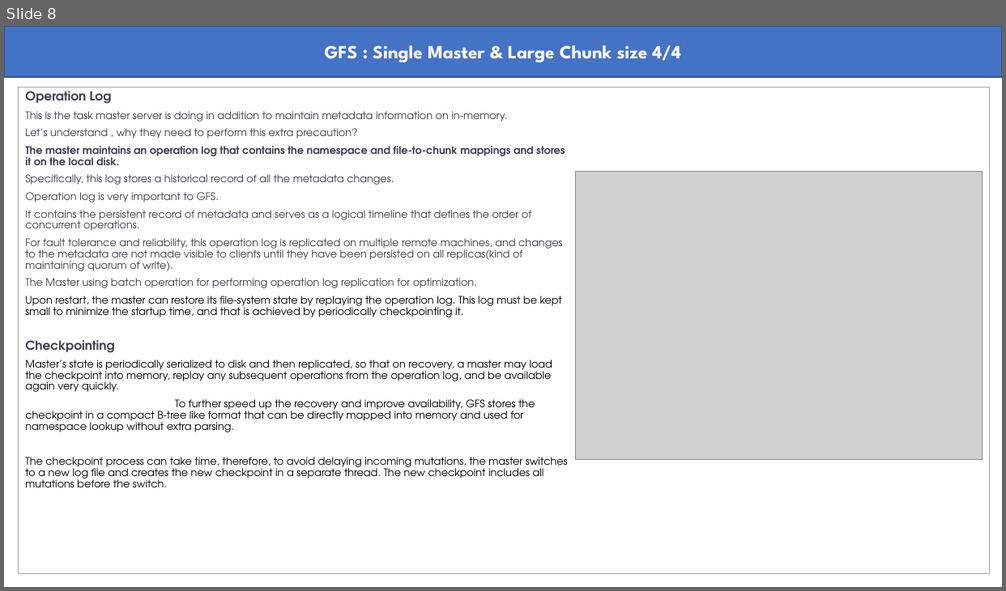
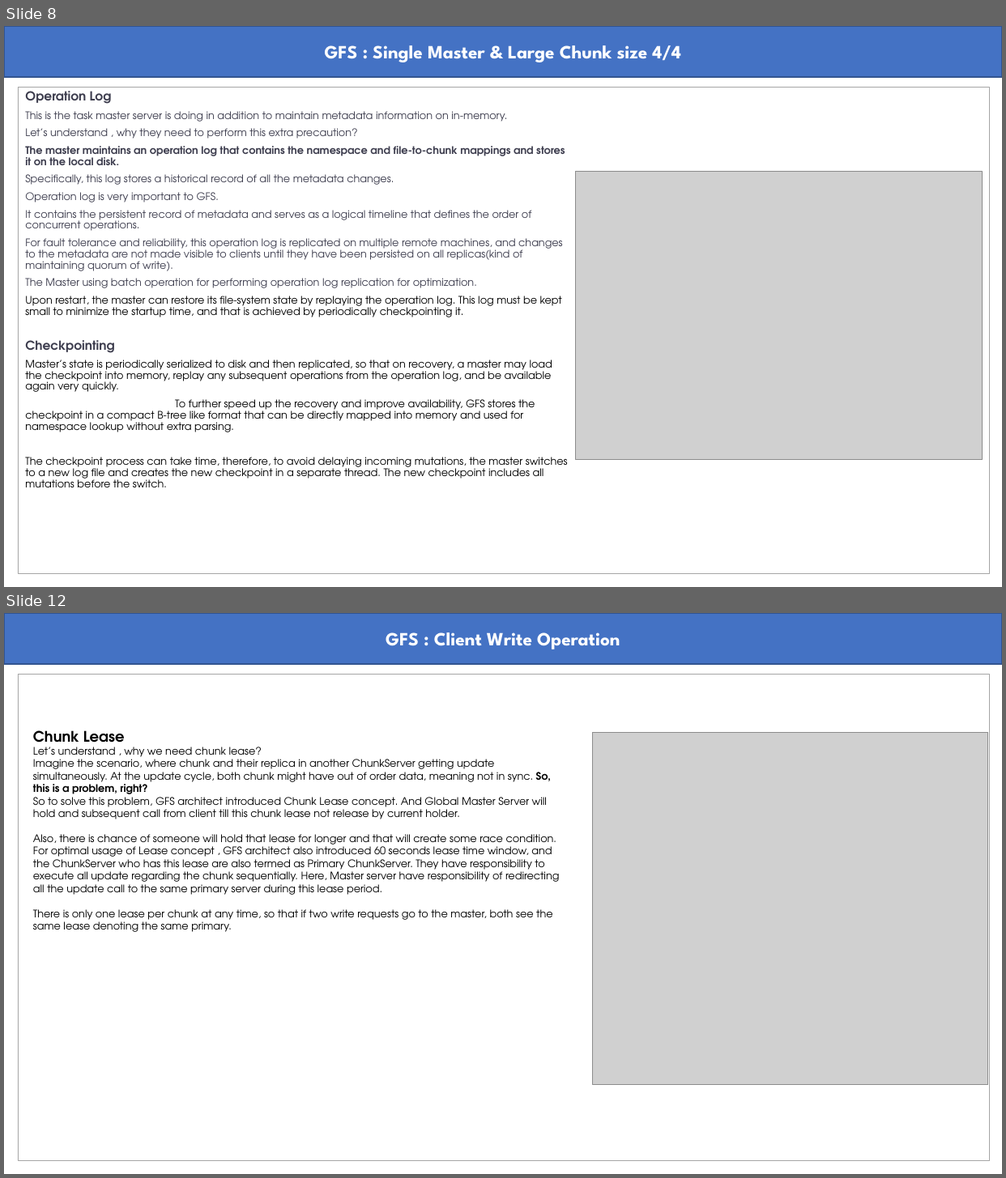
Before and after one commit to abmishra1234/Advanced-System-Design, a slide deck: GFS.pptx. Shown one above the other, each under a label of ours: slide 8 before the commit, slides 8 and 12 after it; the slides between them are not shown. The pictures are 1006x591 and 1006x1178 pixels, drawn with LibreOffice and Linux fonts; fonts in the diff are those of the drawing; grey boxes stand for pictures. Boxes give left, top, right and bottom in pixels: in the first picture for what was removed or moved away, otherwise in the second. Text is boxed around its words. In the diff, an @@ line names an element or a change of style, - is before the commit and + after.

```diff
--- a/GFS.pptx
+++ b/GFS.pptx
@@ slide 12 added at (4,613,1002,1174), background #FFFFFF @@
@@ rectangle added at (4,613,1002,664), fill #4472C4, outline #325491 1 pt, 18 pt, text #FFFFFF, bold @@
+GFS : Client Write Operation
@@ rectangle added at (19,674,990,1161), outline #A5A5A5 0.75 pt @@
@@ text added at (33,730,559,932), 10 pt, text #000000 @@
+Chunk Lease
+Let’s understand , why we need chunk lease?
+Imagine the scenario, where chunk and their replica in another ChunkServer getting update simultaneously. At the update cycle, both chunk might have out of order data, meaning not in sync. So, this is a problem, right?
+So to solve this problem, GFS architect introduced Chunk Lease concept. And Global Master Server will hold and subsequent call from client till this chunk lease not release by current holder.
+Also, there is chance of someone will hold that lease for longer and that will create some race condition. For optimal usage of Lease concept , GFS architect also introduced 60 seconds lease time window, and the ChunkServer who has this lease are also termed as Primary ChunkServer. They have responsibility to execute all update regarding the chunk sequentially. Here, Master server have responsibility of redirecting all the update call to the same primary server during this lease period.
+There is only one lease per chunk at any time, so that if two write requests go to the master, both see the same lease denoting the same primary.
@@ picture added at (593,733,988,1085) @@
```
Also in this commit, not shown: 1 slide changed, 4 other slides added.
